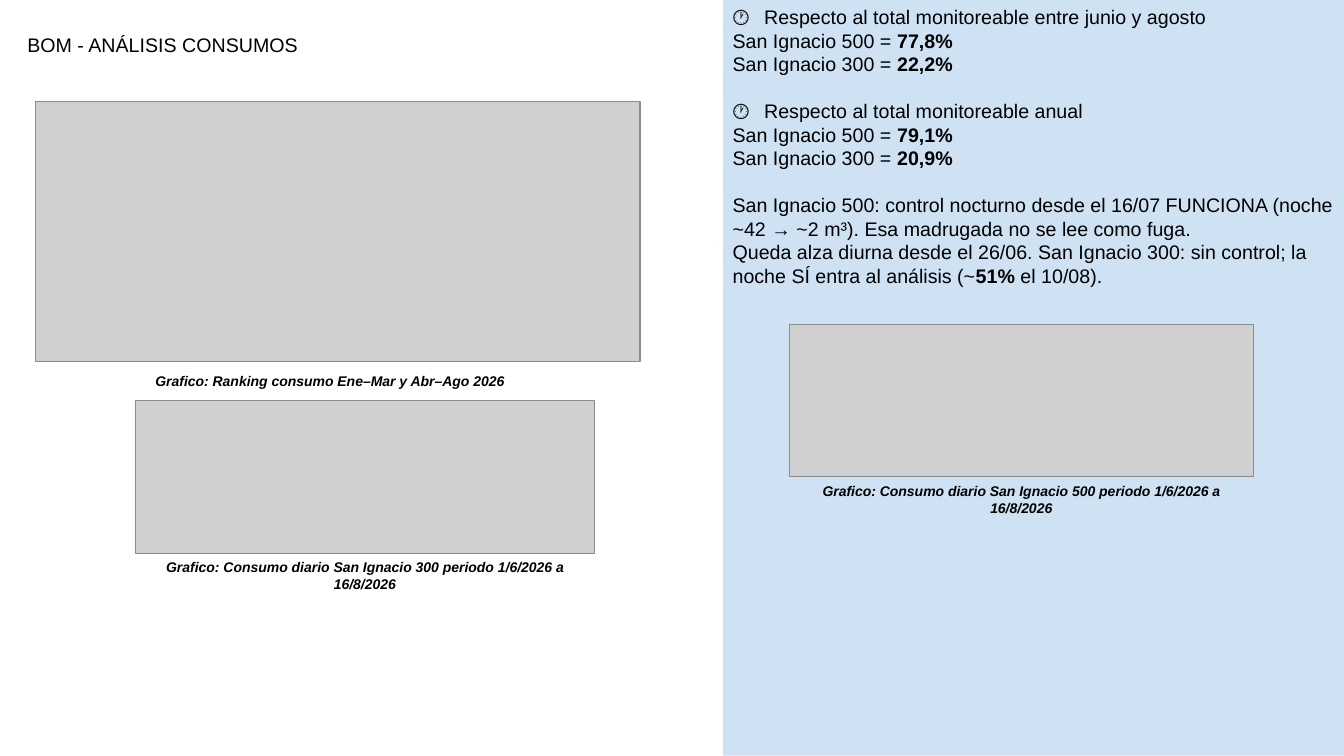
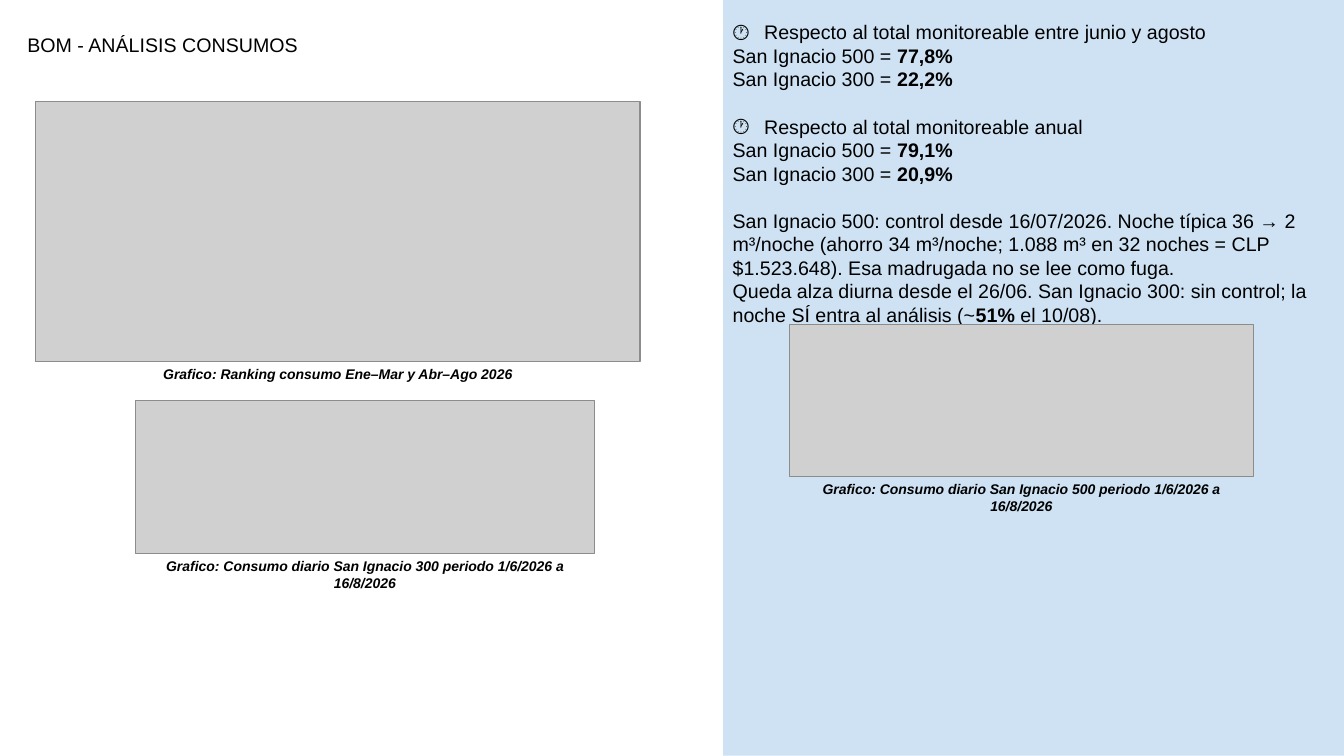
Before and after one commit to anibaloperacionesWes/wes-scripts, a slide deck: slide 15 of reports/Parque_Arauco/TMP_7MALLS/entrega_diego_anibal/Informe WES __ Parque Arauco 7 Malls (16.08.2026).pptx. Drawn at 1344x756 pixels with LibreOffice and Linux fonts; fonts in the diff are those of the drawing; grey boxes stand for pictures. Boxes give left, top, right and bottom in pixels: in the first picture for what was removed or moved away, otherwise in the second. Text is boxed around its words. In the diff, an @@ line names an element or a change of style, - is before the commit and + after.

```diff
--- a/reports/Parque_Arauco/TMP_7MALLS/entrega_diego_anibal/Informe WES __ Parque Arauco 7 Malls (16.08.2026).pptx
+++ b/reports/Parque_Arauco/TMP_7MALLS/entrega_diego_anibal/Informe WES __ Parque Arauco 7 Malls (16.08.2026).pptx
@@ text "Respecto al total monitoreable entre ..." moved from (x1=733, y1=9, x2=1333, y2=287) to (x1=733, y1=24, x2=1306, y2=325) @@
@@ text at (x1=733, y1=213, x2=1296, y2=279): text changed @@
-San Ignacio 500: control nocturno desde el 16/07 FUNCIONA (noche ~42 → ~2 m³). Esa madrugada no se lee como fuga.
+San Ignacio 500: control desde 16/07/2026. Noche típica 36 → 2 m³/noche (ahorro 34 m³/noche; 1.088 m³ en 32 noches = CLP $1.523.648). Esa madrugada no se lee como fuga.
@@ text "Grafico: Ranking consumo Ene–Mar y ..." moved from (x1=155, y1=376, x2=504, y2=389) to (x1=163, y1=369, x2=512, y2=382) @@
```
Also in this commit, not shown: 18 other slides changed, 4 other files.
